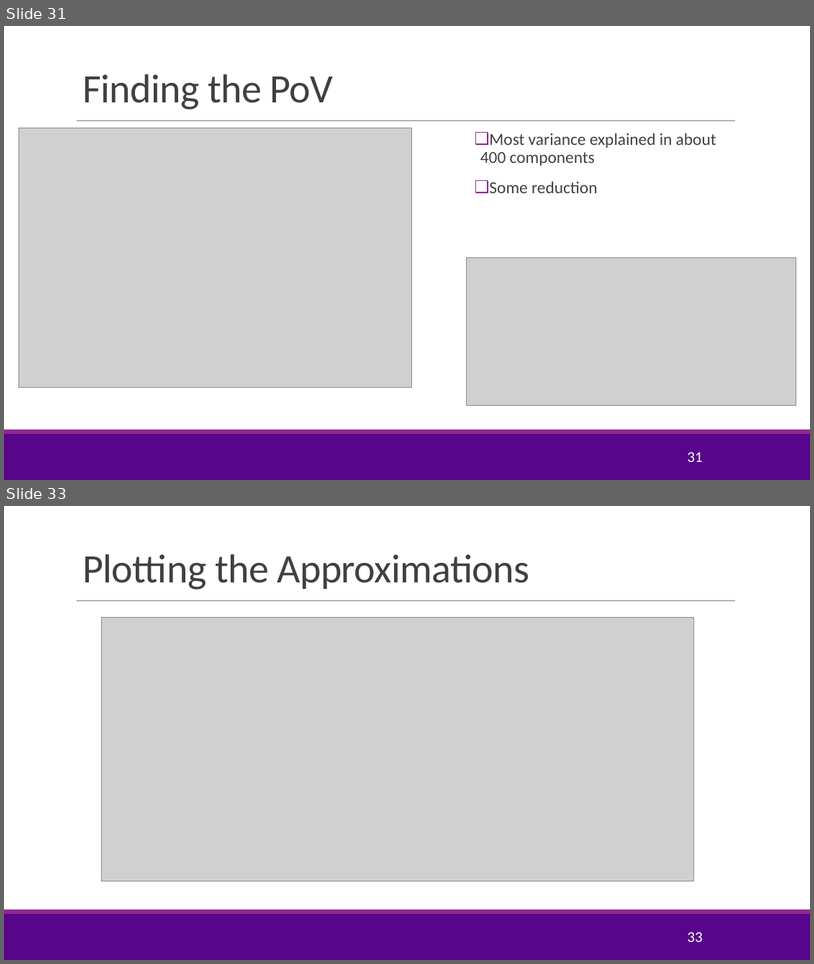
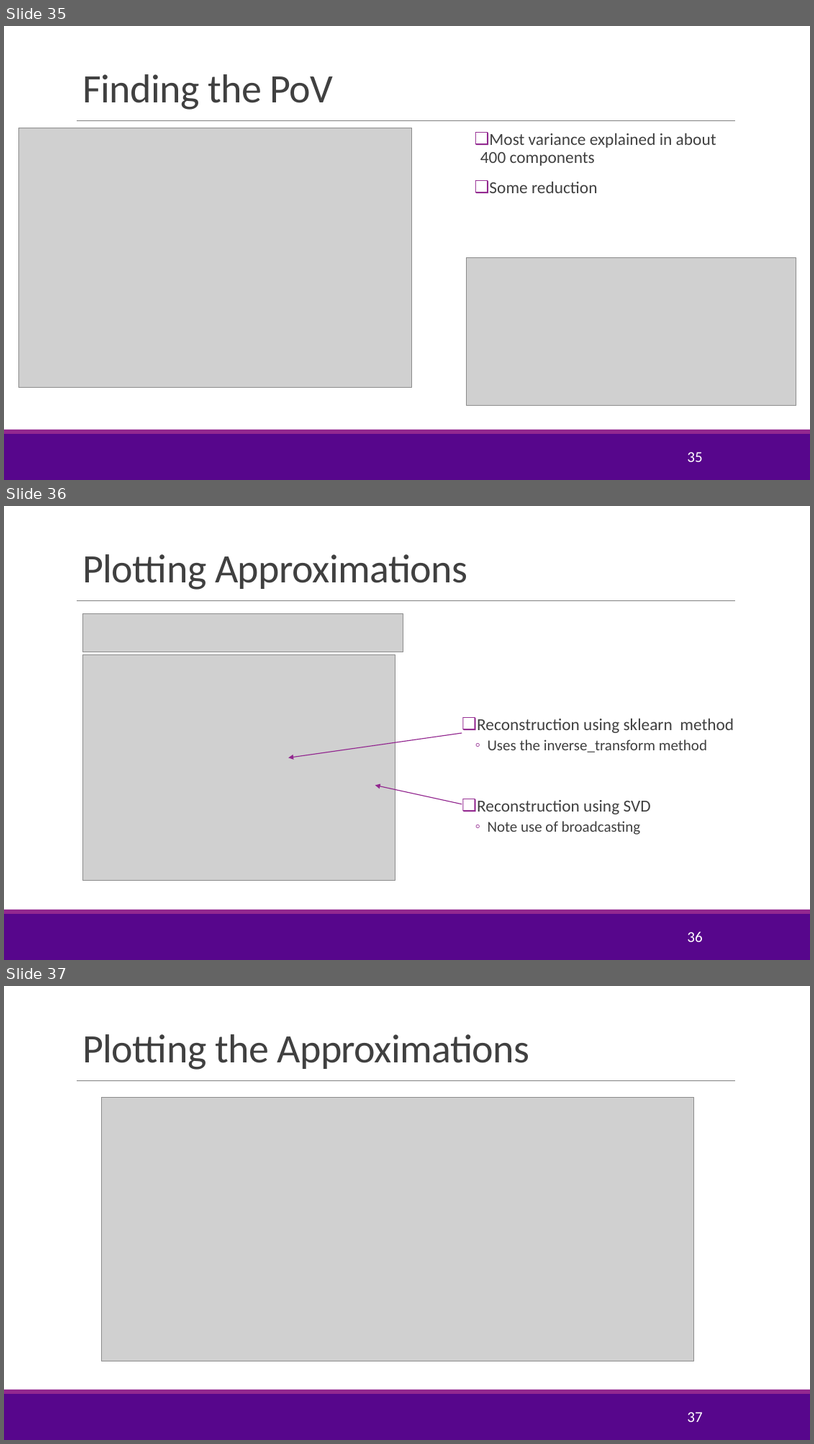
Before and after one commit to sdrangan/introml, a slide deck: lectures/Lect11_PCA.pptx. Shown one above the other, each under a label of ours: slides 31 and 33 before the commit, slides 35, 36 and 37 after it; the slides between them are not shown. The pictures are 814x964 and 814x1444 pixels, drawn with LibreOffice and Linux fonts; fonts in the diff are those of the drawing; grey boxes stand for pictures; background and template pictures are left out. Boxes give left, top, right and bottom in pixels: in the first picture for what was removed or moved away, otherwise in the second. Text is boxed around its words. In the diff, an @@ line names an element or a change of style, - is before the commit and + after.

```diff
--- a/lectures/Lect11_PCA.pptx
+++ b/lectures/Lect11_PCA.pptx
@@ slide 36 added at (4,506,810,960), background #FFFFFF; not listed: 3 template elements that a slide beside it also shows @@
@@ title added at (82,554,468,590), 48 pt, text #404040 @@
+Plotting Approximations
@@ picture added at (82,614,404,651) @@
@@ picture added at (82,655,396,880) @@
@@ text added at (477,718,734,834), 20 pt, text #404040 @@
+❑ Reconstruction using sklearn method
+  ◦ Uses the inverse_transform method
+❑ Reconstruction using SVD
+  ◦ Note use of broadcasting
@@ arrow added from (462, 733) to (288, 758), #92278F 1 pt @@
@@ arrow added from (462, 804) to (376, 785), #92278F 1 pt @@
@@ page number added at (687,931,702,942), 18 pt, text #FFFFFF @@
+36
@@ what was slide 31 is now slide 35 @@
@@ page number at (687,452,702,462): text changed @@
-31
+35
@@ what was slide 33 is now slide 37 @@
@@ page number at (687,1412,702,1422): text changed @@
-33
+37
```
Also in this commit, not shown: 9 slides changed, 20 other slides added, 3 slides removed, 5 other files.
